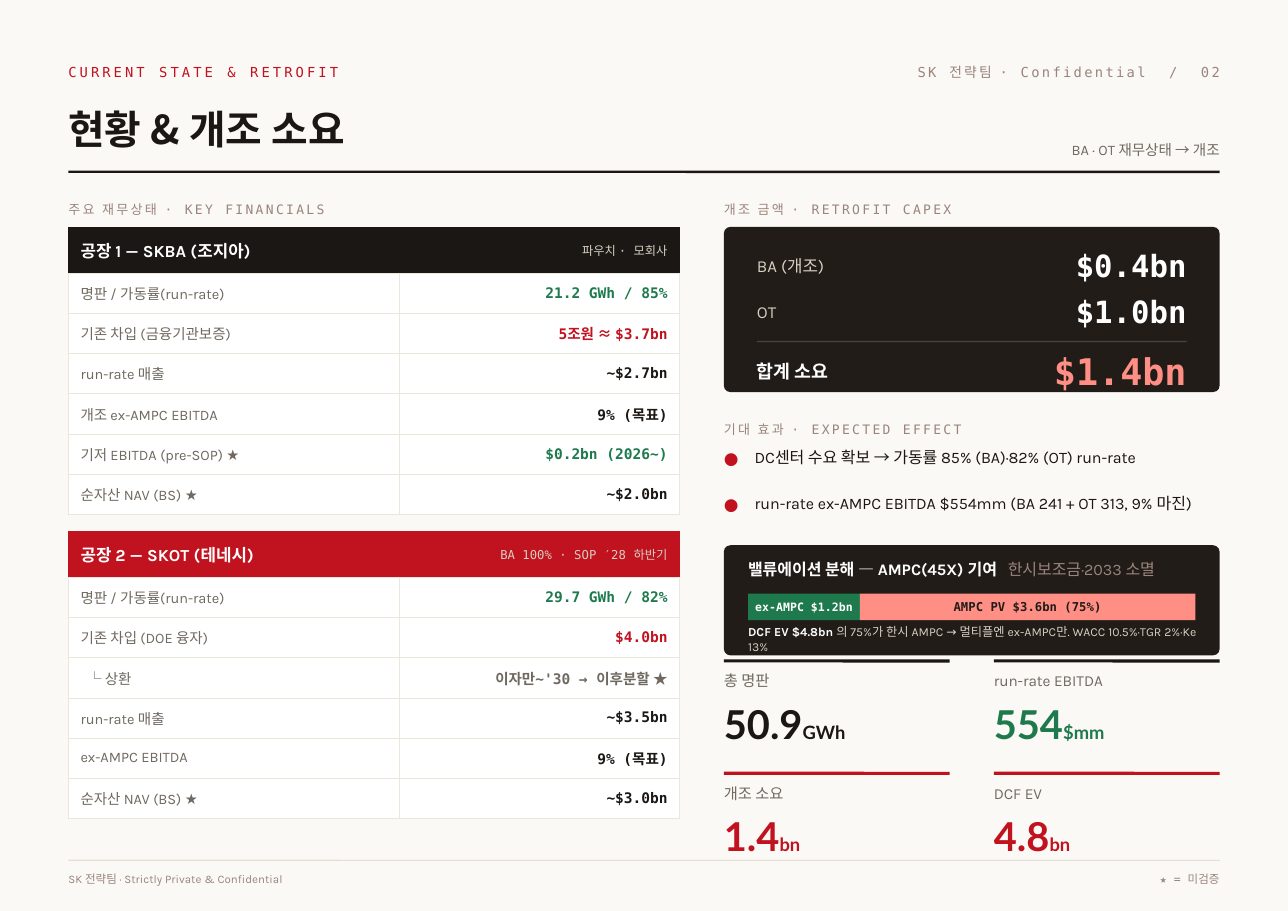
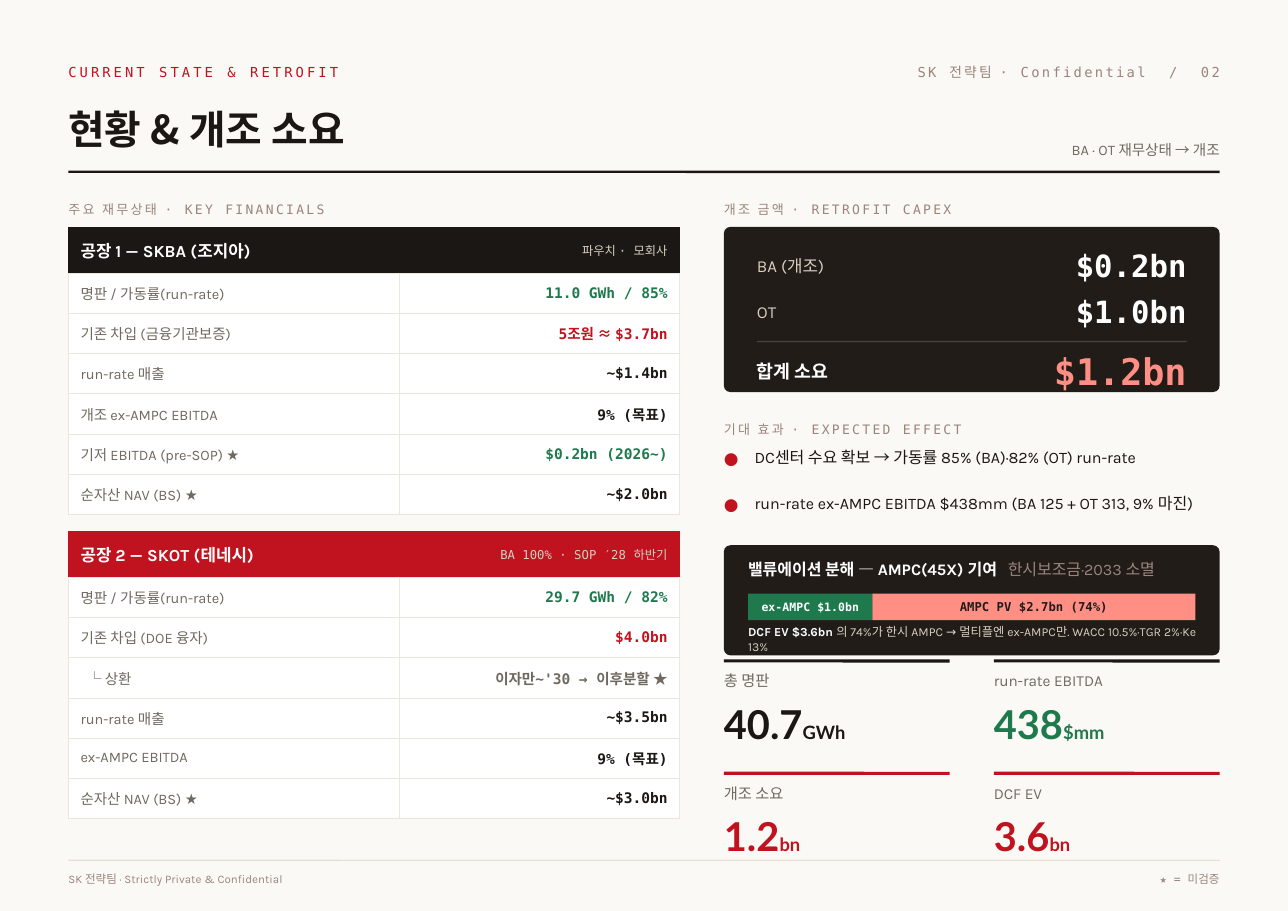
Before and after one commit to ljmcoal-gif/bm-x7k2, a slide deck: slide 2 of sk_valuation_project/output/SK_Funding_v3_editable.pptx. Drawn at 1288x911 pixels with LibreOffice and Linux fonts; fonts in the diff are those of the drawing. Boxes give left, top, right and bottom in pixels: in the first picture for what was removed or moved away, otherwise in the second. Text is boxed around its words. In the diff, an @@ line names an element or a change of style, - is before the commit and + after.

```diff
--- a/sk_valuation_project/output/SK_Funding_v3_editable.pptx
+++ b/sk_valuation_project/output/SK_Funding_v3_editable.pptx
@@ text at (x1=1076, y1=253, x2=1187, y2=282): text changed @@
-$0.4bn
+$0.2bn
@@ table at (x1=68, y1=273, x2=680, y2=565) @@
-row 1, column 2: 21.2 GWh / 85%
+row 1, column 2: 11.0 GWh / 85%
-row 3, column 2: ~$2.7bn
+row 3, column 2: ~$1.4bn
@@ text at (x1=1054, y1=357, x2=1187, y2=394): text changed @@
-$1.4bn
+$1.2bn
@@ text at (x1=755, y1=495, x2=1193, y2=511): text changed @@
-run-rate ex-AMPC EBITDA $554mm (BA 241 + OT 313, 9% 마진)
+run-rate ex-AMPC EBITDA $438mm (BA 125 + OT 313, 9% 마진)
@@ rectangle resized from (x1=748, y1=594, x2=859, y2=620) to (x1=748, y1=594, x2=873, y2=620) @@
@@ rectangle resized from (x1=859, y1=594, x2=1194, y2=620) to (x1=873, y1=594, x2=1195, y2=620) @@
@@ text at (x1=748, y1=626, x2=1196, y2=651): text changed @@
-DCF EV $4.8bn 의 75%가 한시 AMPC → 멀티플엔 ex-AMPC만. WACC 10.5%·TGR 2%·Ke 13%
+DCF EV $3.6bn 의 74%가 한시 AMPC → 멀티플엔 ex-AMPC만. WACC 10.5%·TGR 2%·Ke 13%
@@ text at (x1=762, y1=602, x2=859, y2=613): text changed @@
-ex-AMPC $1.2bn
+ex-AMPC $1.0bn
@@ text at (x1=960, y1=601, x2=1108, y2=613): text changed @@
-AMPC PV $3.6bn (75%)
+AMPC PV $2.7bn (74%)
@@ text at (x1=724, y1=710, x2=803, y2=740): text changed @@
-50.9GWh
+40.7GWh
@@ text at (x1=994, y1=710, x2=1104, y2=741): text changed @@
-554$mm
+438$mm
@@ text at (x1=724, y1=822, x2=780, y2=852): text changed @@
-1.4bn
+1.2bn
@@ text at (x1=994, y1=822, x2=1050, y2=852): text changed @@
-4.8bn
+3.6bn
```
Also in this commit, not shown: 3 other slides changed, 7 other files.
